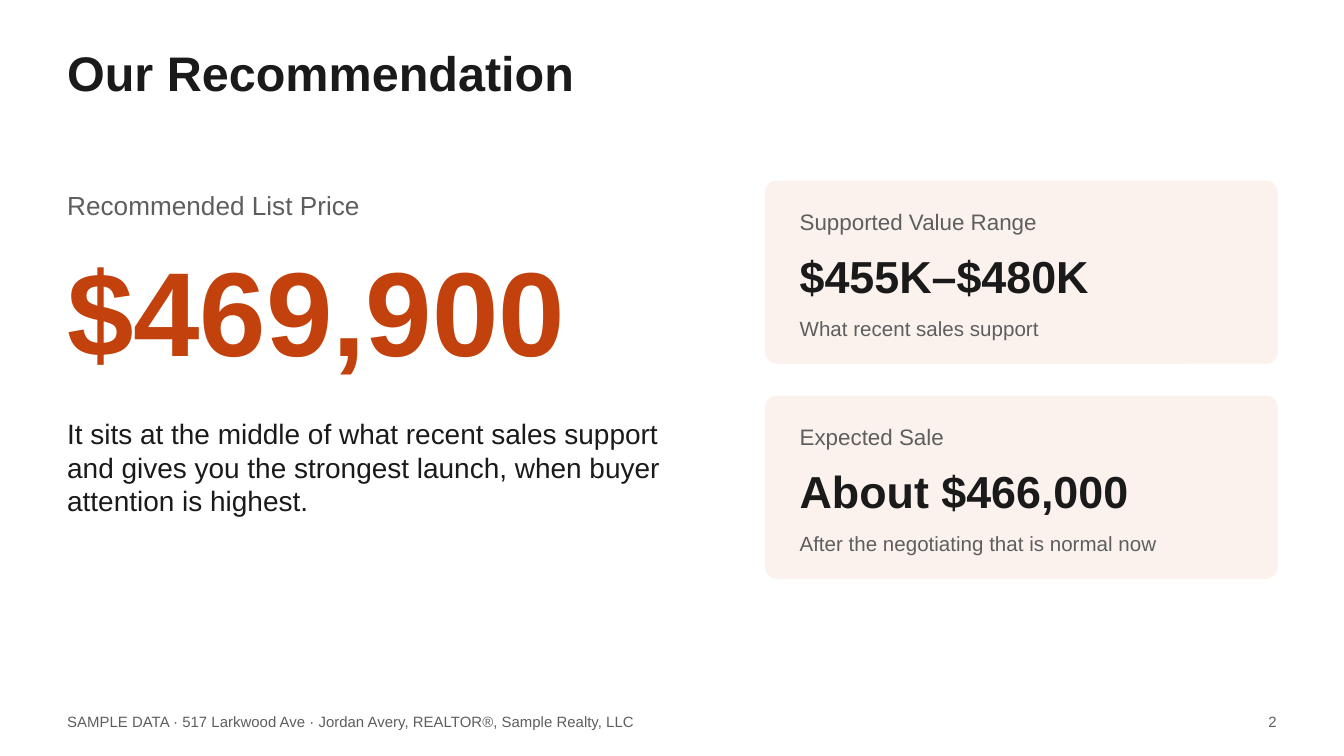
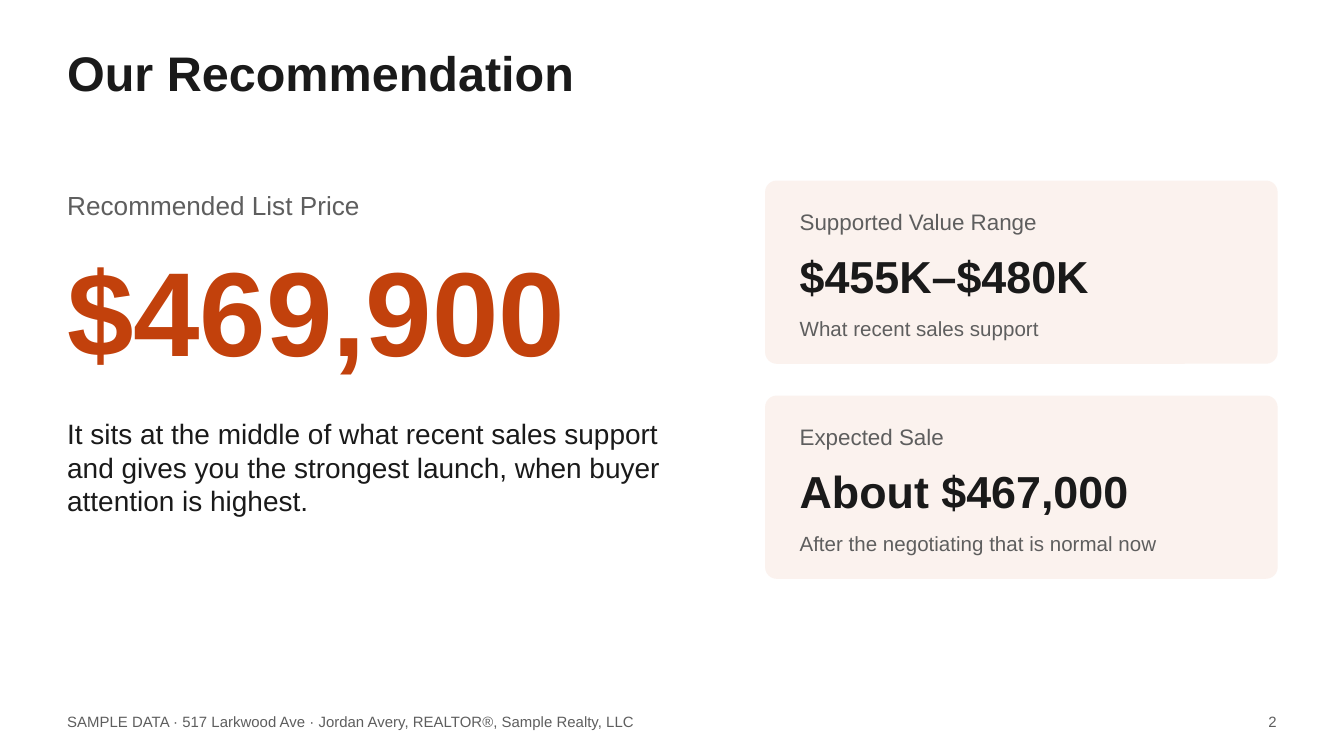
Before and after one commit to axelrivera/real-estate-skills, a slide deck: slide 2 of samples/seller-cma/517-Larkwood-Ave-Listing-Presentation.pptx. Drawn at 1344x756 pixels with LibreOffice and Linux fonts; fonts in the diff are those of the drawing. Boxes give left, top, right and bottom in pixels: in the first picture for what was removed or moved away, otherwise in the second. Text is boxed around its words. In the diff, an @@ line names an element or a change of style, - is before the commit and + after.

```diff
--- a/samples/seller-cma/517-Larkwood-Ave-Listing-Presentation.pptx
+++ b/samples/seller-cma/517-Larkwood-Ave-Listing-Presentation.pptx
@@ text at <box>800,474,1128,515</box>: text changed @@
-About $466,000
+About $467,000
```
Also in this commit, not shown: 7 other slides changed, 7 other files.
